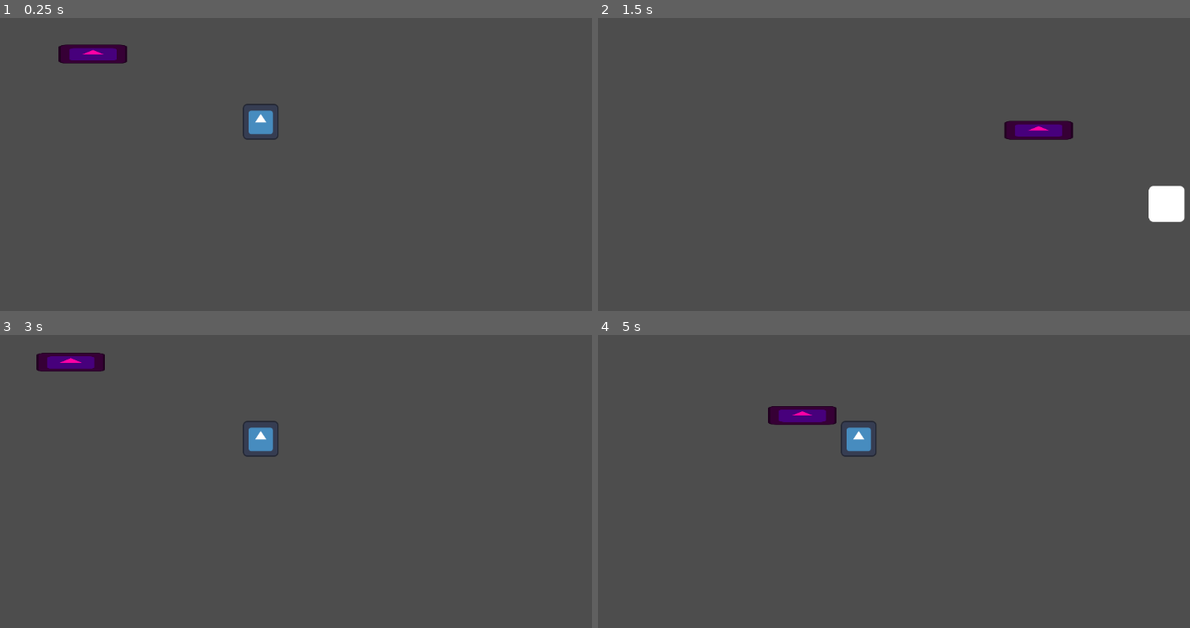
Above: before the commit, frames 1-4 (two rows, left to right).
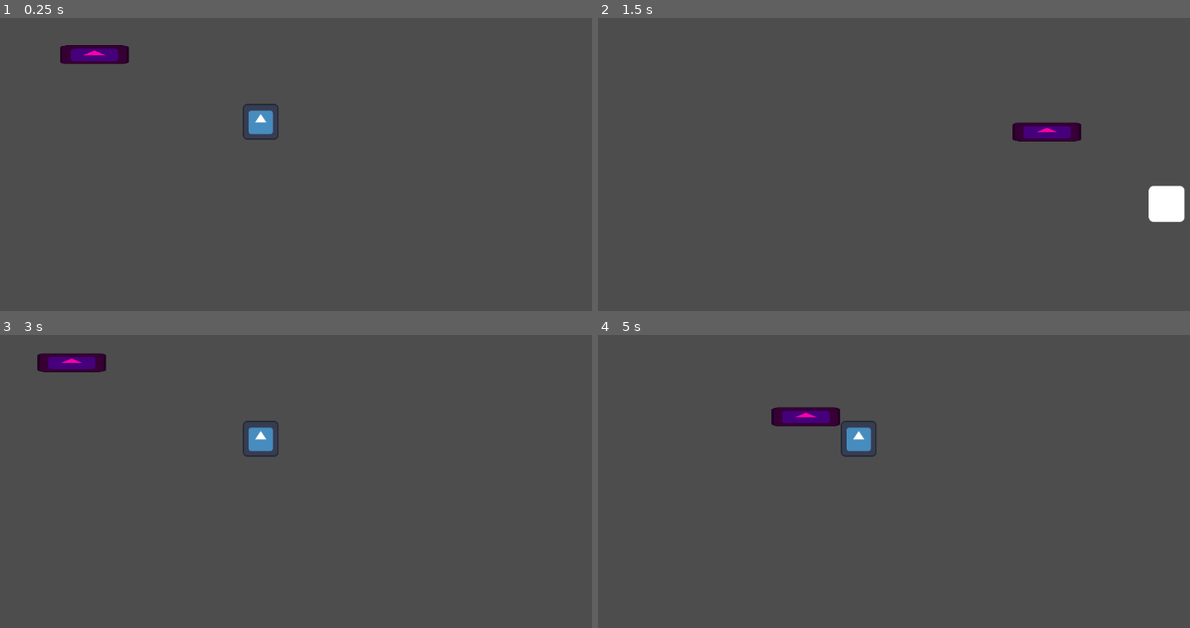
Above: after the commit, the same moments.

Repository: elVariable/gamejam
Game: Godot game, scene res://scences/main.tscn
Two runs of this game, one before a commit and one after it. Both use one fixed random seed, a clock stepped at 60 frames per second and the inputs below. The engine's default icon, where the game draws it, is replaced by a stand-in: a white triangle on a blue panel in a dark square.
Inputs:
- Up to frame 1 (0.25 s): no input
- Up to frame 2 (1.5 s): hold D (Right) 0.53-1.28 s; tap U (Fire0) at 0.6 s; hold S (Down) from 1.28 s (still down); tap I (Fire1) at 1.35 s
- Up to frame 3 (3 s): release S (Down) at 2.03 s; hold D (Right) 2.03-2.75 s; tap O (Fire2) at 2.1 s; click "Restart" at 2.75 s
- Up to frame 4 (5 s): hold W (Up) 3.53-4.25 s; tap P (Fire3) at 3.6 s; click "Restart" at 4.25 s

The runs differ from the first frame. In frame 1, 0.2% of the frame differs, in the area x 9-22%, y 8-16%; in frame 2, 0.6%, in the area x 68-82%, y 34-43%; in frame 3, 0.1%; in frame 4, 0.4%.

Commit message:
enemy spawns

Diff:
--- a/project.godot
+++ b/project.godot
@@ -65,3 +65,8 @@
 , Object(InputEventKey,"resource_local_to_scene":false,"resource_name":"","device":0,"window_id":0,"alt_pressed":false,"shift_pressed":false,"ctrl_pressed":false,"meta_pressed":false,"pressed":false,"keycode":0,"physical_keycode":80,"key_label":0,"unicode":0,"echo":false,"script":null)
 ]
 }
+
+[layer_names]
+
+2d_physics/layer_1="Player"
+2d_physics/layer_2="Enemy"
--- a/scences/enemy.tscn
+++ b/scences/enemy.tscn
@@ -7,6 +7,7 @@
 size = Vector2(108, 30)
 
 [node name="Enemy" type="CharacterBody2D"]
+collision_layer = 2
 script = ExtResource("1_trtck")
 
 [node name="Icon" type="Sprite2D" parent="."]
--- a/scences/player.tscn
+++ b/scences/player.tscn
@@ -7,6 +7,7 @@
 size = Vector2(62, 62)
 
 [node name="Player" type="CharacterBody2D"]
+collision_mask = 3
 script = ExtResource("1_plbun")
 
 [node name="Icon" type="Sprite2D" parent="."]
--- a/scripts/enemy.gd
+++ b/scripts/enemy.gd
@@ -5,12 +5,13 @@
 
 # Called when the node enters the scene tree for the first time.
 func _ready():
-    speed = get_node("%Player").speed * 0.7
+    #speed = get_node("%Player").speed * 0.7
+    pass
 
 
 # Called every frame. 'delta' is the elapsed time since the previous frame.
 func _process(delta):
-    var target_pos = get_node("%Player").position
+    var target_pos = get_node("/root/level/Player").position
     var direction = (target_pos - position).normalized()
     var motion = direction * speed * delta
 
--- a/scripts/main.gd
+++ b/scripts/main.gd
@@ -1,7 +1,7 @@
 extends Node2D
 
 var enemy_scene = load("scences/enemy.tscn")
-var enemy_spawn_timer = 3 # seconds
+var enemy_spawn_timer = 2 # seconds
 var enemy_spawn_amount = 1
 
 # Called when the node enters the scene tree for the first time.
@@ -17,9 +17,8 @@
     if enemy_spawn_timer > 0:
         enemy_spawn_timer -= delta
     else:
-        print("now")
         for i in range(enemy_spawn_amount):
             var enemy_instance = enemy_scene.instantiate()
+            add_child(enemy_instance)
             enemy_instance.position = Vector2(randi() % 1000, randi() % 1000)
-            add_child(enemy_instance)
         enemy_spawn_timer = 5
